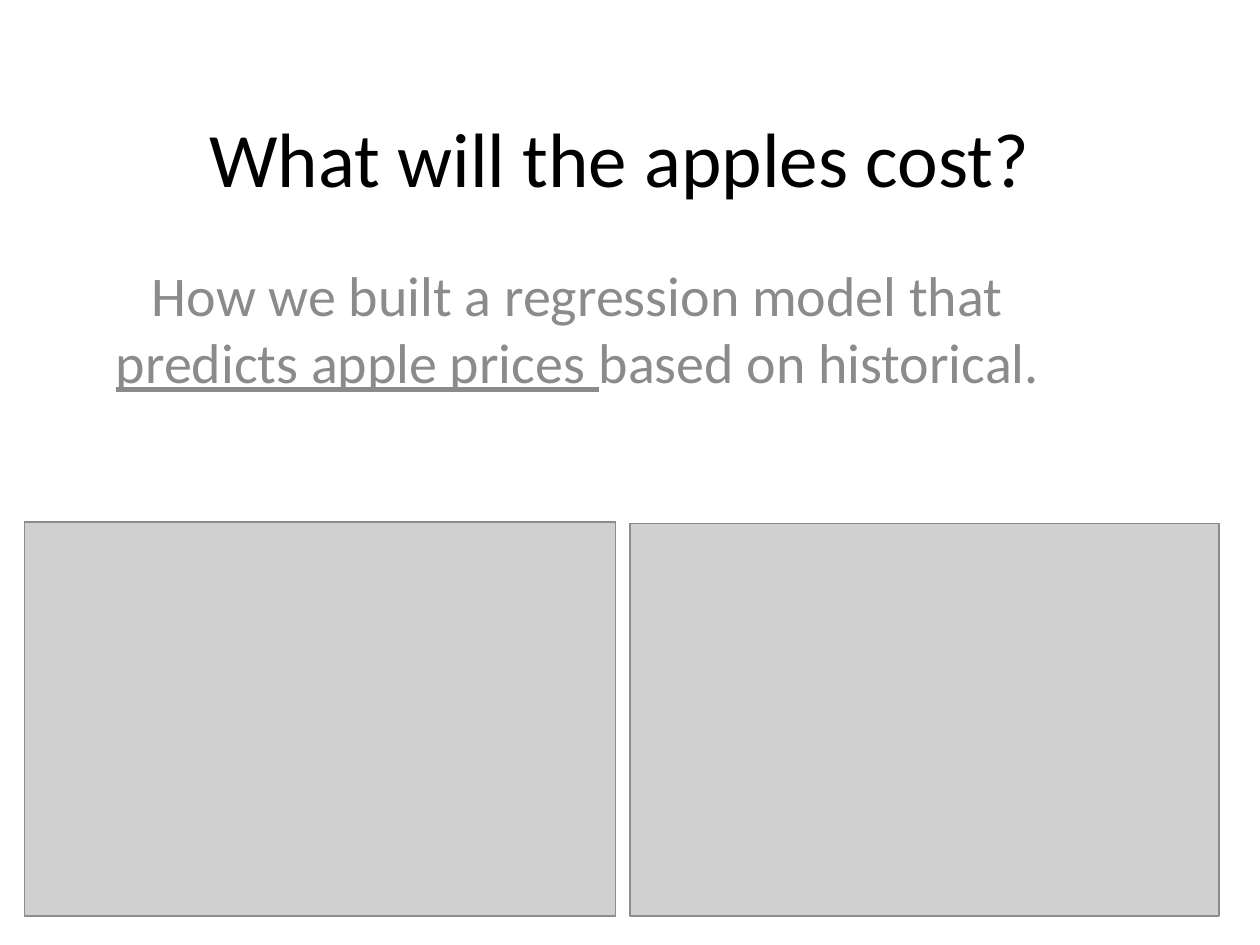
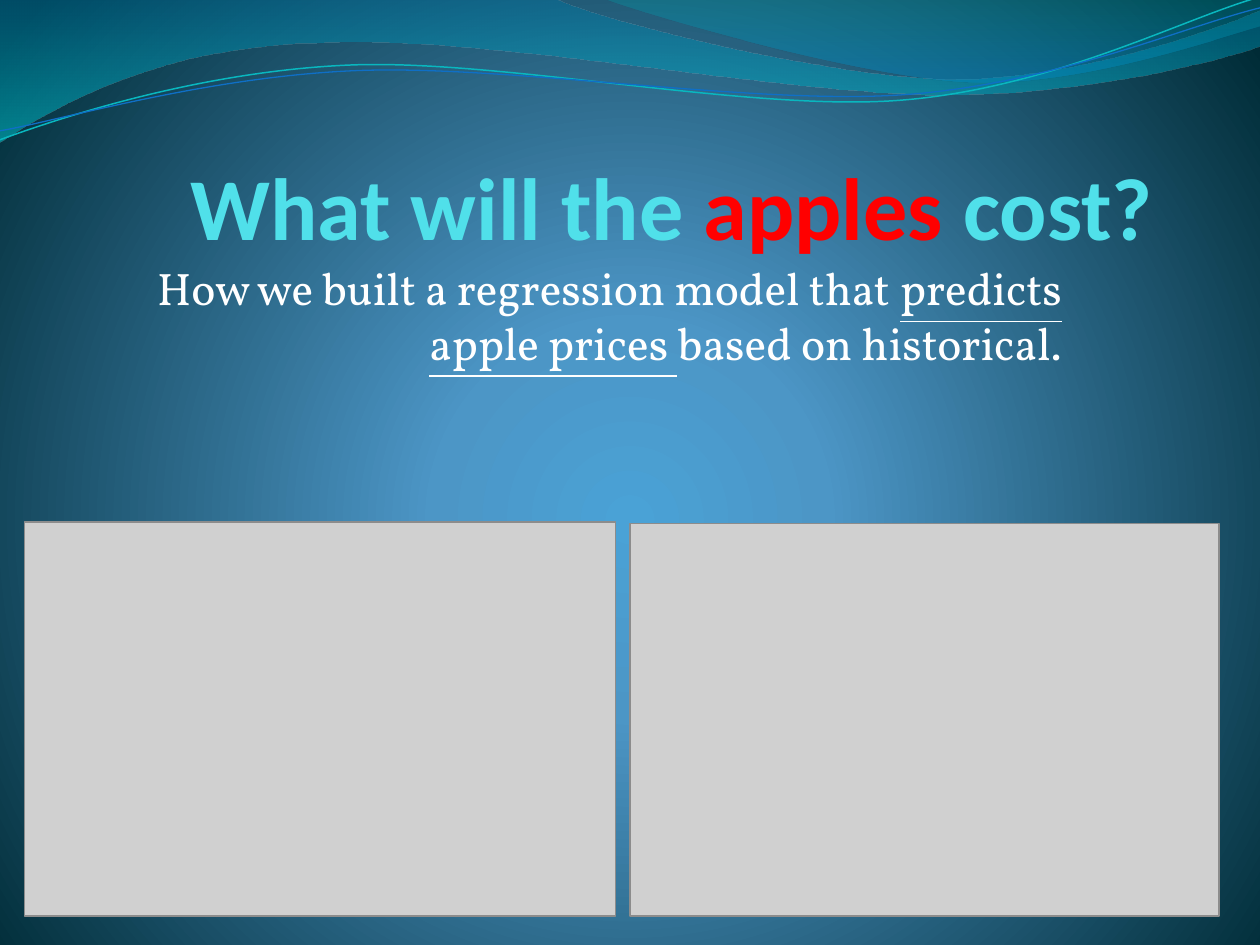
Before and after one commit to lkrump7/regression-apples-predict-api-template, a slide deck: slide 1 of What will the apples cost.pptx. Drawn at 1260x945 pixels with LibreOffice and Linux fonts; fonts in the diff are those of the drawing; grey boxes stand for pictures. Boxes give left, top, right and bottom in pixels: in the first picture for what was removed or moved away, otherwise in the second. Text is boxed around its words. In the diff, an @@ line names an element or a change of style, - is before the commit and + after.

```diff
--- a/What will the apples cost.pptx
+++ b/What will the apples cost.pptx
@@ background #FFFFFF to gradient #4AA0D6 to #4C98C7 to #002C38 @@
@@ freeform shape added at [0,0,1260,142], fill gradient #0074A1 to #00C6CF @@
@@ freeform shape added at [0,0,1260,147], outline #0AB8BF 0.85 pt @@
@@ freeform shape added at [0,8,1260,141], outline #0F6FC6 0.75 pt @@
@@ freeform shape added at [604,0,1260,87], fill gradient #00A1A9 to #008BBF @@
@@ title "What will the apples cost?" at [190,178,1152,254]: size 44 to 50.4 pt, bold on; text colour #000000 to #51E0EA in "What will the cost?"; text colour #000000 to #FF0000 in "apples"; alignment centre to right; vertical alignment middle to bottom @@
@@ subtitle "How we built a regression ..." at [157,272,1062,377]: size 32 to 26 pt, font Calibri to Vollkorn, text colour #8C8C8C to #FFFFFF; alignment centre to right; less space between paragraphs @@
```
Also in this commit, not shown: 23 other slides changed, 6 slides added.
